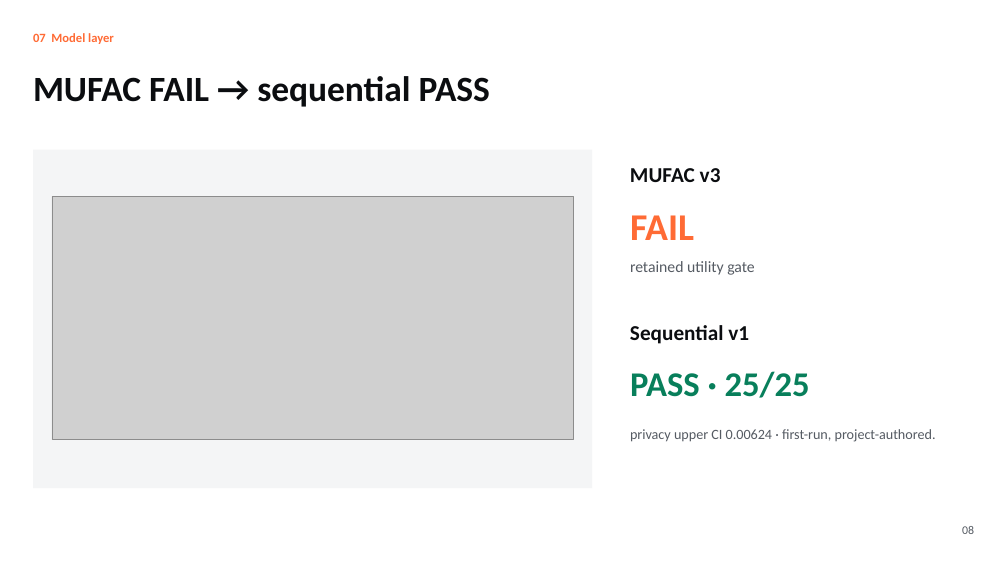
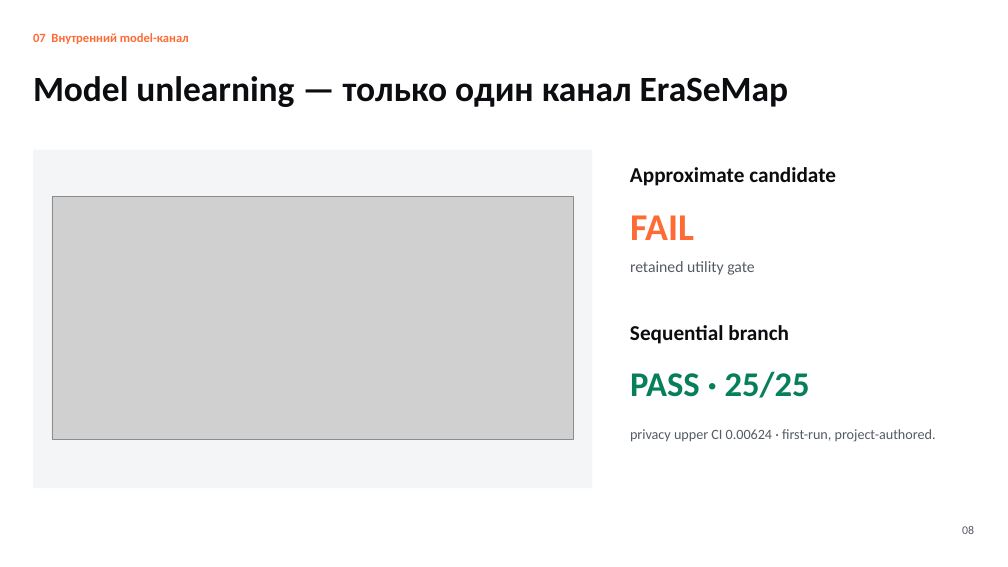
Before and after one commit to nazkari86-lab/erasemap, a slide deck: slide 8 of competition/EraSeMap_RKNP_ISEF_RU.pptx. Drawn at 1008x567 pixels with LibreOffice and Linux fonts; fonts in the diff are those of the drawing; grey boxes stand for pictures. Boxes give left, top, right and bottom in pixels: in the first picture for what was removed or moved away, otherwise in the second. Text is boxed around its words. In the diff, an @@ line names an element or a change of style, - is before the commit and + after.

```diff
--- a/competition/EraSeMap_RKNP_ISEF_RU.pptx
+++ b/competition/EraSeMap_RKNP_ISEF_RU.pptx
@@ text at bbox=[33, 33, 189, 44]: text changed @@
-07 Model layer
+07 Внутренний model-канал
@@ text at bbox=[33, 76, 788, 107]: text changed @@
-MUFAC FAIL → sequential PASS
+Model unlearning — только один канал EraSeMap
@@ text at bbox=[630, 167, 836, 186]: text changed @@
-MUFAC v3
+Approximate candidate
@@ text at bbox=[630, 325, 789, 344]: text changed @@
-Sequential v1
+Sequential branch
```
Also in this commit, not shown: 9 other slides changed, 30 other files.
